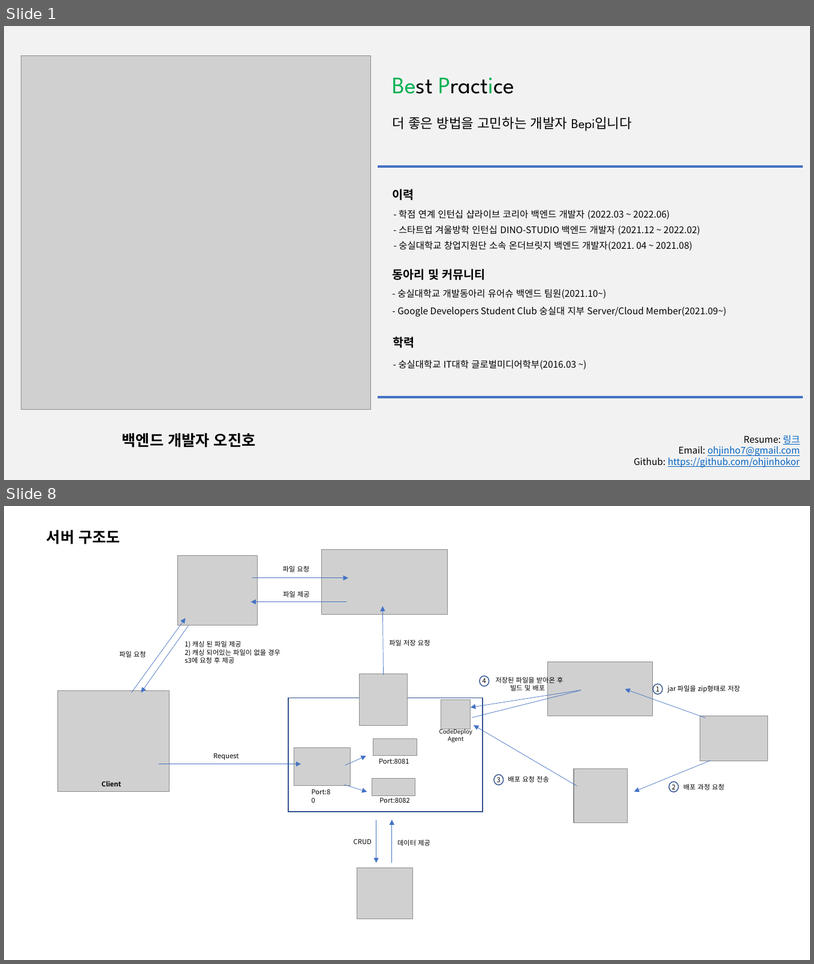
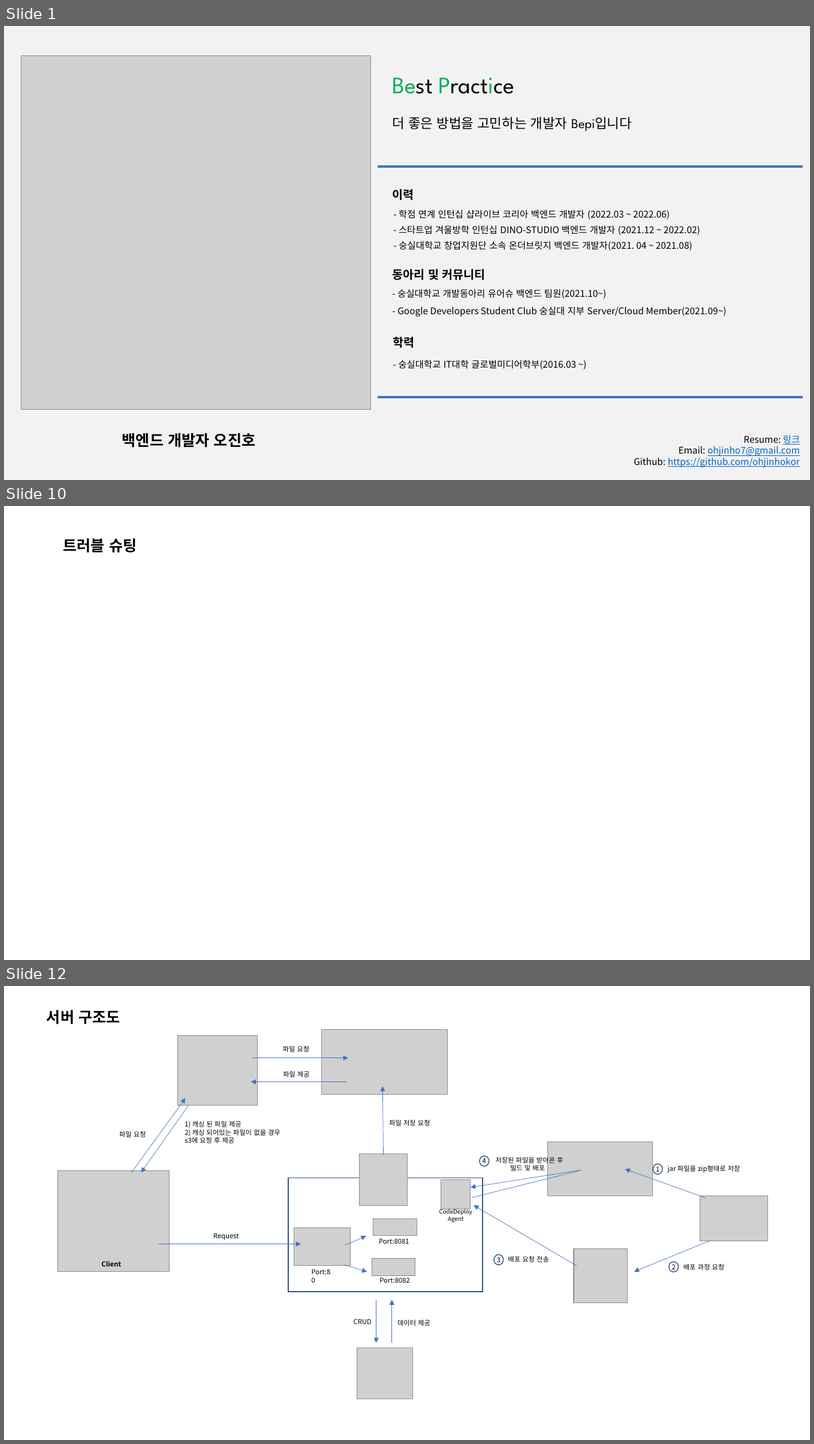
Before and after one commit to ohjinhokor/PortFolio, a slide deck: 오진호 포트폴리오.pptx. Shown one above the other, each under a label of ours: slides 1 and 8 before the commit, slides 1, 10 and 12 after it; the slides between them are not shown. The pictures are 814x964 and 814x1444 pixels, drawn with LibreOffice and Linux fonts; fonts in the diff are those of the drawing; grey boxes stand for pictures; background and template pictures are left out. Boxes give left, top, right and bottom in pixels: in the first picture for what was removed or moved away, otherwise in the second. Text is boxed around its words. In the diff, an @@ line names an element or a change of style, - is before the commit and + after.

```diff
--- a/오진호 포트폴리오.pptx
+++ b/오진호 포트폴리오.pptx
@@ slide 10 added at [4,506,810,960], background #FFFFFF @@
@@ text added at [63,538,137,553], 18 pt, text #000000, bold @@
+트러블 슈팅
@@ what was slide 8 is now slide 12 @@
```
Also in this commit, not shown: 10 slides changed, 4 other slides added, 2 slides removed, 1 other file.
